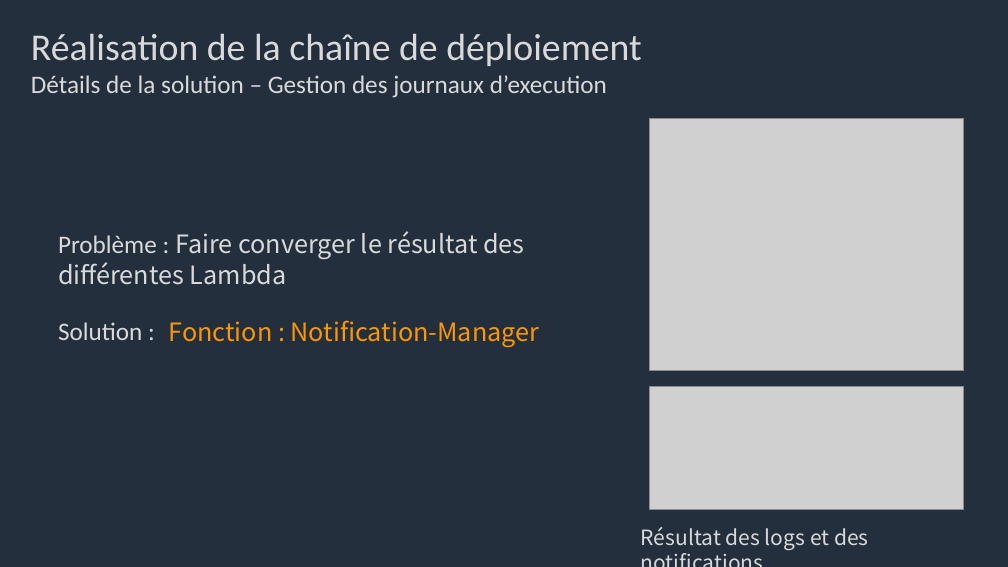
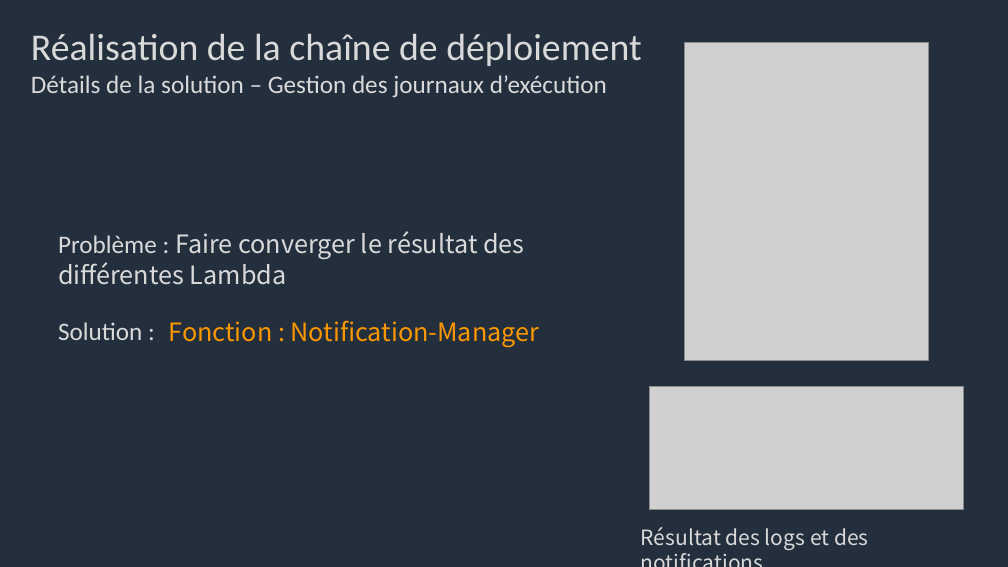
Before and after one commit to Sand-jrd/HelloPipepline, a slide deck: slide 10 of DiapoPourSoutenance.pptx (slide 9 before the commit). Drawn at 1008x567 pixels with LibreOffice and Linux fonts; fonts in the diff are those of the drawing; grey boxes stand for pictures. Boxes give left, top, right and bottom in pixels: in the first picture for what was removed or moved away, otherwise in the second. Text is boxed around its words. In the diff, an @@ line names an element or a change of style, - is before the commit and + after.

```diff
--- a/DiapoPourSoutenance.pptx
+++ b/DiapoPourSoutenance.pptx
@@ picture: place and size @@
-picture at (650,119,964,371)
+picture at (685,43,929,361)
@@ text at (31,75,607,98): text changed @@
-Détails de la solution – Gestion des journaux d’execution
+Détails de la solution – Gestion des journaux d’exécution
```
Also in this commit, not shown: 8 other slides changed, 2 slides added.
